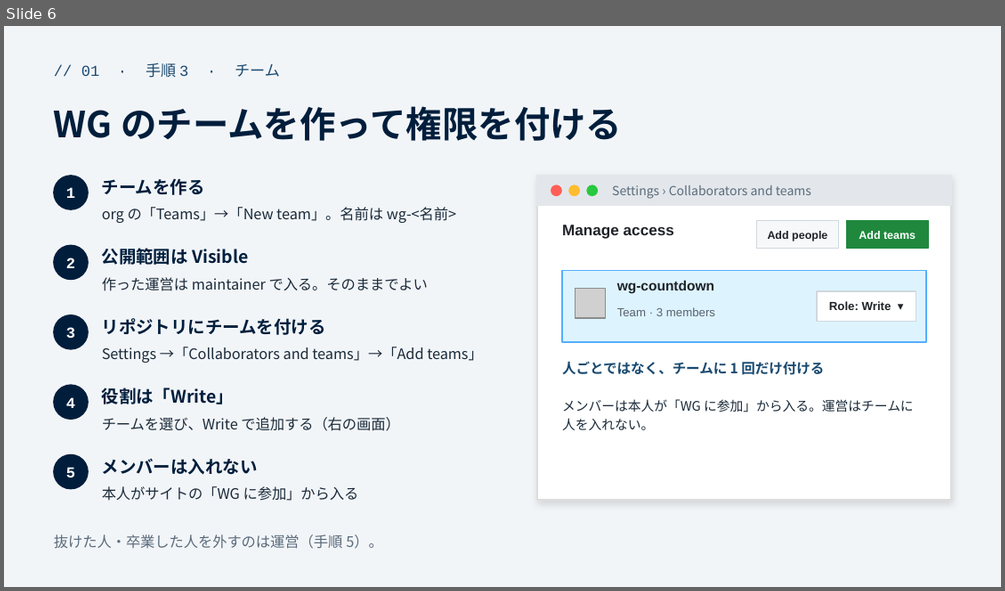
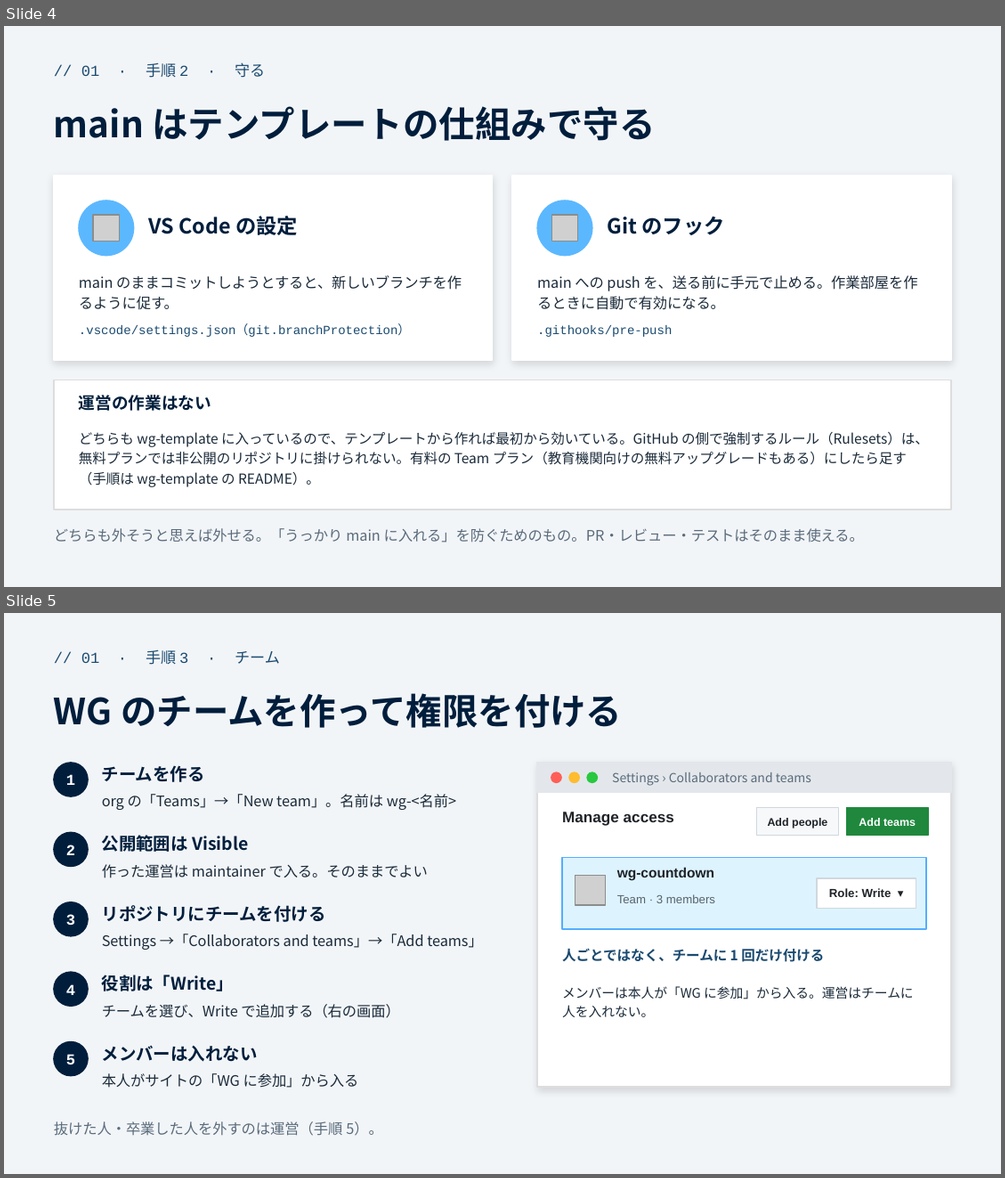
Before and after one commit to funITclub/homepage, a slide deck: docs/WG立ち上げガイド/01_リポジトリの作り方と運用.pptx. Shown one above the other, each under a label of ours: slide 6 before the commit, slides 4 and 5 after it. The pictures are 1005x591 and 1005x1178 pixels, drawn with LibreOffice and Linux fonts; fonts in the diff are those of the drawing; grey boxes stand for pictures. Boxes give left, top, right and bottom in pixels: in the first picture for what was removed or moved away, otherwise in the second. Text is boxed around its words. In the diff, an @@ line names an element or a change of style, - is before the commit and + after.

```diff
--- a/docs/WG立ち上げガイド/01_リポジトリの作り方と運用.pptx
+++ b/docs/WG立ち上げガイド/01_リポジトリの作り方と運用.pptx
@@ slide 4 added at <box>4,26,1001,587</box>, background #F2F5F8 @@
@@ text added at <box>81,62,265,78</box>, 11 pt, text #1A4A70 @@
+// 01 · 手順 2 · 守る
@@ text added at <box>54,106,655,141</box>, 26 pt, text #001E3C, bold @@
+main はテンプレートの仕組みで守る
@@ rectangle added at <box>54,176,493,360</box>, fill #FFFFFF, outline #FFFFFF 1 pt @@
@@ rectangle added at <box>512,176,951,360</box>, fill #FFFFFF, outline #FFFFFF 1 pt @@
@@ ellipse added at <box>79,200,134,256</box>, fill #5BB8FF, outline #5BB8FF 1 pt @@
@@ ellipse added at <box>537,200,592,256</box>, fill #5BB8FF, outline #5BB8FF 1 pt @@
@@ picture added at <box>93,215,119,240</box> @@
@@ text added at <box>148,216,298,235</box>, 15 pt, text #001E3C, bold @@
+VS Code の設定
@@ picture added at <box>551,215,577,240</box> @@
@@ text added at <box>607,216,724,235</box>, 15 pt, text #001E3C, bold @@
+Git のフック
@@ text added at <box>79,275,461,310</box>, 10.5 pt, text #1B2B3A @@
+main のままコミットしようとすると、新しいブランチを作るように促す。
@@ text added at <box>537,275,917,310</box>, 10.5 pt, text #1B2B3A @@
+main への push を、送る前に手元で止める。作業部屋を作るときに自動で有効になる。
@@ text added at <box>79,325,411,337</box>, 9 pt, text #1A4A70 @@
+.vscode/settings.json（git.branchProtection）
@@ text added at <box>537,325,672,337</box>, 9 pt, text #1A4A70 @@
+.githooks/pre-push
@@ rectangle added at <box>54,380,951,509</box>, fill #FFFFFF, outline #DDDDDD 1 pt @@
@@ text added at <box>79,394,211,410</box>, 12 pt, text #001E3C, bold @@
+運営の作業はない
@@ text added at <box>79,432,929,487</box>, 10 pt, text #1B2B3A @@
+どちらも wg-template に入っているので、テンプレートから作れば最初から効いている。GitHub の側で強制するルール（Rulesets）は、無料プランでは非公開のリポジトリに掛けられない。有料の Team プラン（教育機関向けの無料アップグレードもある）にしたら足す（手順は wg-template の README）。
@@ text added at <box>54,528,864,542</box>, 10.5 pt, text #5A6B7B @@
+どちらも外そうと思えば外せる。「うっかり main に入れる」を防ぐためのもの。PR・レビュー・テストはそのまま使える。
@@ what was slide 6 is now slide 5 @@
```
Also in this commit, not shown: 3 slides changed, 2 slides removed, 5 other files.
